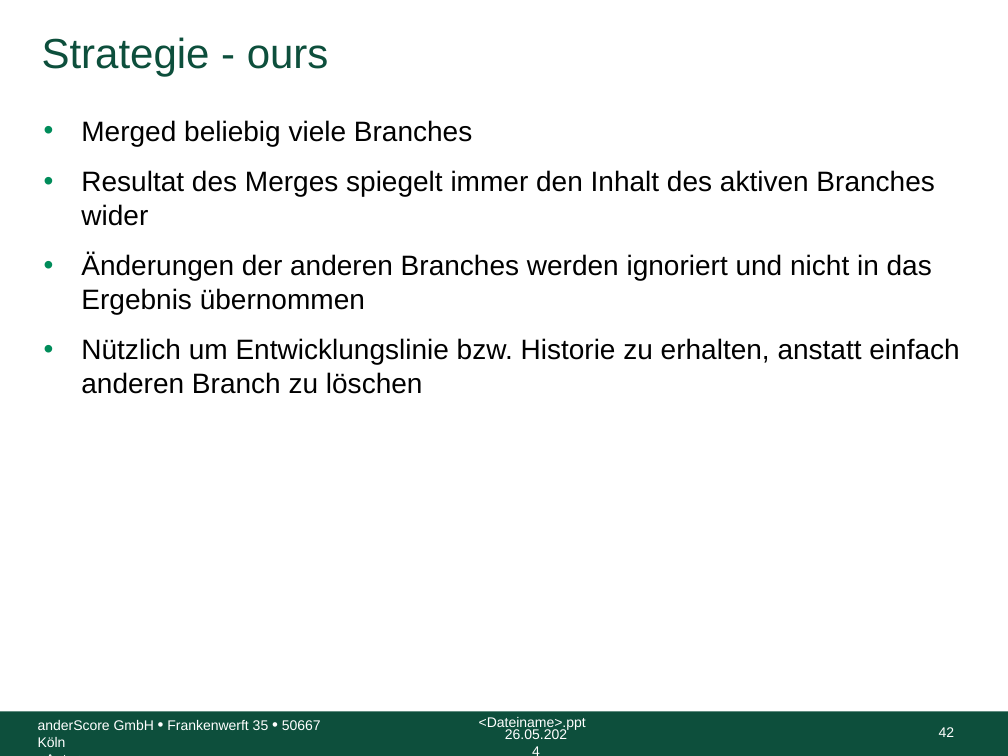
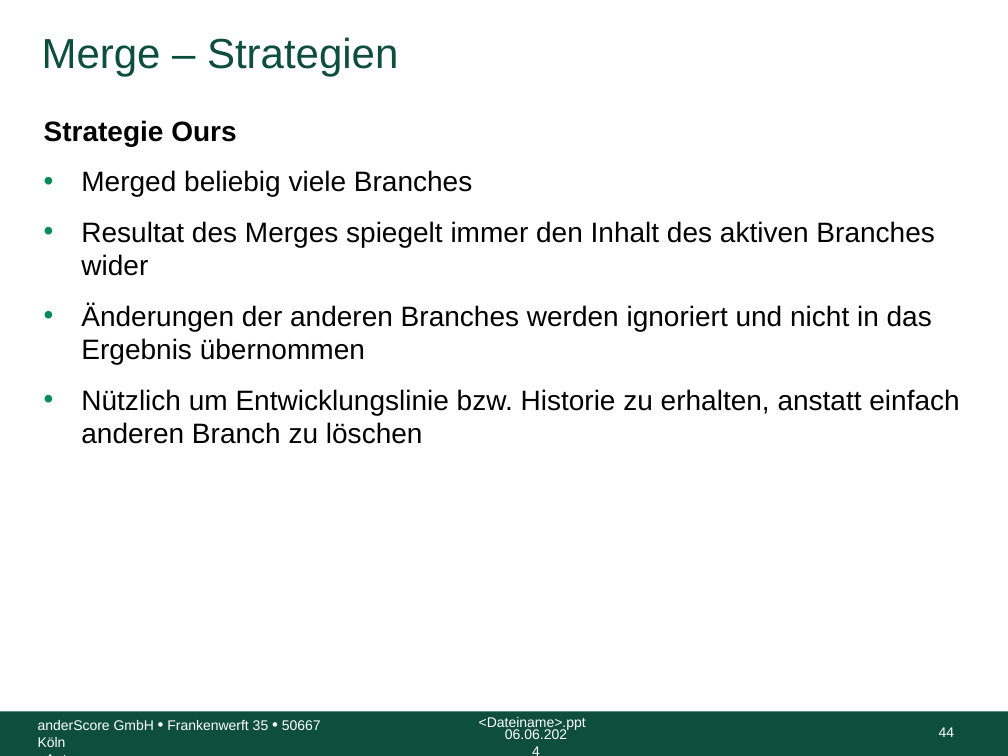
Before and after one commit to anderscore-gmbh/gitlab, a slide deck: slide 44 of slides/Tag-1_3-Merge-Rebase.pptx (slide 42 before the commit). Drawn at 1008x756 pixels with LibreOffice and Linux fonts; fonts in the diff are those of the drawing; background and template pictures are left out. Boxes give left, top, right and bottom in pixels: in the first picture for what was removed or moved away, otherwise in the second. Text is boxed around its words. In the diff, an @@ line names an element or a change of style, - is before the commit and + after.

```diff
--- a/slides/Tag-1_3-Merge-Rebase.pptx
+++ b/slides/Tag-1_3-Merge-Rebase.pptx
@@ title at [42, 37, 398, 76]: text changed @@
-Strategie - ours
+Merge – Strategien
@@ text at [44, 120, 236, 146]: paragraph added @@
+Strategie Ours
@@ text at [505, 729, 567, 739]: text changed @@
-26.05.2024
+06.06.2024
@@ page number at [939, 727, 955, 737]: text changed @@
-42
+44
```
Also in this commit, not shown: 79 other slides changed, 11 slides added, 9 slides removed, 5 other files.
